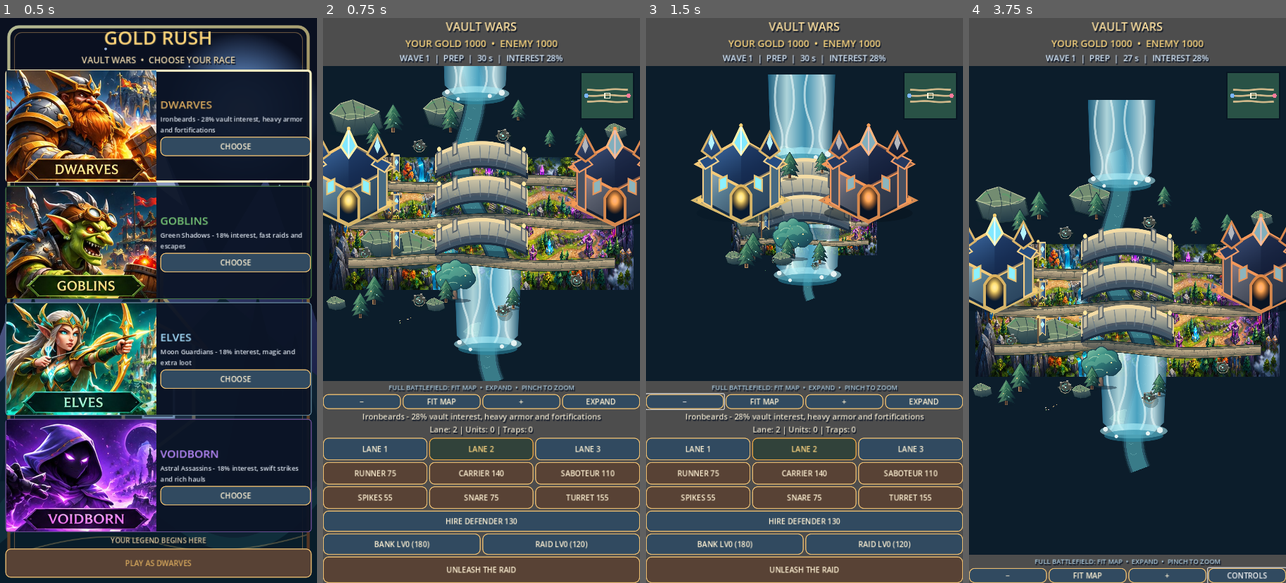
Above: before the commit, frames 1-4 (left to right).
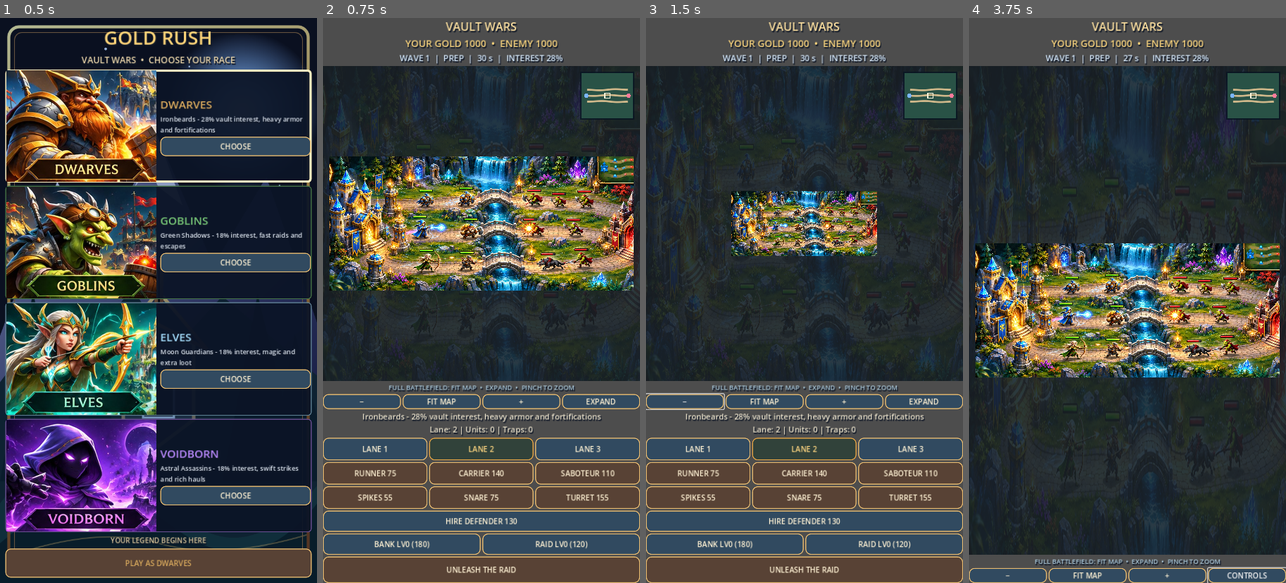
Above: after the commit, the same moments.

Repository: krzych3d/Gold-rush-mobile
Game: Godot game, scene res://main.tscn
Two runs of this game, one before a commit and one after it. Both use one fixed random seed, a clock stepped at 60 frames per second and the inputs below.
Inputs:
- Up to frame 1 (0.5 s): no input
- Up to frame 2 (0.75 s): click "PLAY AS DWARVES" at 0.5 s
- Up to frame 3 (1.5 s): click "−" at 1.25 s
- Up to frame 4 (3.75 s): click "FIT MAP" at 2 s; click "+" at 2.75 s; click "EXPAND" at 3.5 s

Frame 1 is identical in both runs. In frame 2, 35% of the frame differs, in the area x 0-100%, y 8-65%; in frame 3, 24%; in frame 4, 43%, in the area x 0-100%, y 8-95%.

Commit message:
Render painted fantasy battlefield without overlapping placeholder geometry; animate water, fireflies, vault aura and attack glints

Diff:
--- a/scripts/game.gd
+++ b/scripts/game.gd
@@ -73,7 +73,7 @@
 var waterfall_texture: Texture2D = preload("res://assets/world/waterfall.svg")
 var ground_texture: Texture2D = preload("res://assets/world/enchanted_ground.svg")
 var valley_texture: Texture2D = preload("res://assets/world/epic_valley.svg")
-var epic_battlefield_texture: Texture2D = preload("res://assets/epic/world/battlefield.jpg")
+var epic_battlefield_texture: Texture2D = preload("res://assets/epic/world/battlefield_v2.jpg")
 var cliff_texture: Texture2D = preload("res://assets/world/mossy_cliff.svg")
 var grove_texture: Texture2D = preload("res://assets/world/moonlit_grove.svg")
 var shrine_texture: Texture2D = preload("res://assets/world/ancient_shrine.svg")
@@ -792,106 +792,37 @@
 	var center := arena.size * 0.5
 	var w: float = arena.size.x * 0.85
 	var h: float = arena.size.y * 0.68
-	arena.draw_rect(Rect2(Vector2.ZERO, arena.size), Color("0c1d2b"))
+	# Fill the tall phone viewport with a dimmed scenic continuation.
+	# The crisp, fully visible battlefield is drawn above in world coordinates.
+	arena.draw_texture_rect(epic_battlefield_texture, Rect2(Vector2.ZERO, arena.size), false, Color(0.25, 0.36, 0.43, 0.55))
+	arena.draw_rect(Rect2(Vector2.ZERO, arena.size), Color("071421", 0.42))
 	arena.draw_set_transform_matrix(_iso_transform())
 	center = Vector2.ZERO
-	# One cohesive enchanted-valley backdrop instead of repeating flat grass tiles.
-	# All roads, bridges, castles and units remain independent gameplay objects.
-	arena.draw_texture_rect(epic_battlefield_texture, Rect2(Vector2(-1200, -520), Vector2(2400, 1040)), false)
-	# Painted mossy escarpments and raised terrain formations.
-	for i in 5:
-		var bx: float = sin(float(i) * 31.2) * 1300.0
-		var by: float = cos(float(i) * 22.6) * 950.0
-		var base := Vector2(bx, by)
-		if _in_camera(base, 170.0):
-			var scale_factor: float = 0.42 + fposmod(float(i) * 0.11, 0.25)
-			var rock_size := Vector2(210, 145) * scale_factor
-			_draw_iso_sprite(cliff_texture, base + Vector2(0, rock_size.y * 0.5), rock_size)
-	# A river cuts diagonally through the battlefield; lanes cross it on stone bridges.
-	var river := PackedVector2Array()
-	for step in 41:
-		var ry: float = -1250.0 + float(step) * 62.5
-		var rx: float = sin(ry / 230.0) * 100.0 + ry * 0.14
-		river.append(Vector2(rx, ry))
-	arena.draw_polyline(river, Color("142f3c"), 170.0, true)
-	arena.draw_polyline(river, Color("285365"), 151.0, true)
-	arena.draw_polyline(river, Color("397b88"), 119.0, true)
-	for i in 30:
-		var ry: float = -1150.0 + float(i) * 78.0
-		var rx: float = sin(ry / 230.0) * 100.0 + ry * 0.14
-		var ripple := Vector2(rx + sin(visual_time * 0.6 + float(i)) * 19.0, ry)
-		arena.draw_arc(ripple, 13.0 + float(i % 3) * 6.0, 0.2, PI - 0.2, 12, Color("a5e7e4", 0.35), 2.0)
-	# Glowing waterfall scenery at the ends of the river gorge.
-	for falls_index in 2:
-		var fy: float = -1020.0 if falls_index == 0 else 950.0
-		var fx: float = sin(fy / 230.0) * 100.0 + fy * 0.14
-		var fall_pos := Vector2(fx, fy)
-		if _in_camera(fall_pos, 260.0):
-			_draw_iso_sprite(waterfall_texture, fall_pos + Vector2(0, 95), Vector2(164, 210), Color(1, 1, 1, 0.94))
-	# Ancient stone foundations and glowing sigils make the terrain navigable.
-	for i in 9:
-		var angle: float = float(i) * TAU / 9.0
-		var center_ruin := Vector2(cos(angle) * 980.0, sin(angle) * 700.0)
-		_draw_ruin(center_ruin, i)
-	# Winding three-lane routes with cobblestone edges.
-	for path in 3:
-		var points := PackedVector2Array()
-		for step in 41:
-			points.append(_point(path, float(step) / 40.0, 0))
-		arena.draw_polyline(points, Color("142b2b"), 88.0, true)
-		arena.draw_polyline(points, Color("72634f"), 80.0, true)
-		arena.draw_polyline(points, Color("a89571"), 70.0, true)
-		arena.draw_polyline(points, Color("c4aa7b") if path == lane else Color("a78f69"), 46.0, true)
-		# Illustrated cobblestone texture overlays the road while preserving the path.
-		for segment in 20:
-			var start_p: Vector2 = _point(path, float(segment) / 20.0, 0)
-			var end_p: Vector2 = _point(path, float(segment + 1) / 20.0, 0)
-			var delta: Vector2 = end_p - start_p
-			var mid: Vector2 = (start_p + end_p) * 0.5
-			if _in_camera(mid, 180.0):
-				arena.draw_set_transform_matrix(_iso_transform() * Transform2D(delta.angle(), mid))
-				arena.draw_texture_rect(road_texture, Rect2(Vector2(-delta.length() * 0.5, -32), Vector2(delta.length() + 3, 64)), false, Color(1, 1, 1, 0.78))
-				arena.draw_set_transform_matrix(_iso_transform())
-		for j in 32:
-			var stone := _point(path, float(j) / 31.0, 0)
-			arena.draw_line(stone + Vector2(-7, -18), stone + Vector2(6, -12), Color("665d4a", 0.5), 2.0)
-			arena.draw_line(stone + Vector2(7, 9), stone + Vector2(-5, 18), Color("e1cba2", 0.32), 2.0)
-	# Hand-painted stone bridge sprites at the three river crossings.
-	for path in 3:
-		var crossing: Vector2 = _point(path, 0.5, 0)
-		_draw_iso_sprite(bridge_texture, crossing + Vector2(0, 54), Vector2(220, 120))
-	# Multi-layer world props with painted silhouettes and varied sizes.
-	for item in terrain_details:
-		var p: Vector2 = item["p"]
-		if not _in_camera(p, 190.0):
-			continue
-		var seed: float = item["seed"]
-		var kind: int = int(item["type"])
-		var prop_scale: float = float(item["scale"])
-		if kind == 0 or kind == 21:
-			_draw_iso_sprite(crystal_texture, p, Vector2(42, 60) * prop_scale)
-		elif kind == 1 or kind == 2:
-			_draw_iso_sprite(grove_texture, p, Vector2(150, 155) * prop_scale)
-		elif kind == 3:
-			_draw_iso_sprite(shrine_texture, p, Vector2(120, 130) * prop_scale)
-		elif kind == 4:
-			_draw_iso_sprite(banner_texture, p, Vector2(45, 80) * prop_scale)
-		elif kind < 17:
-			_draw_iso_sprite(pine_texture, p, Vector2(72, 105) * prop_scale)
-		elif kind < 20:
-			_draw_iso_sprite(cliff_texture, p, Vector2(90, 65) * prop_scale)
-		else:
-			_draw_flowers(p, seed)
-	# Animated lanterns at strategic points along each road.
-	for path in 3:
-		for j in 1:
-			var lamp := _point(path, float(j + 1) / 6.0, 0) + Vector2(0, -48)
-			_draw_iso_sprite(banner_texture, lamp + Vector2(0, 40), Vector2(43, 75))
-			arena.draw_circle(lamp, 9.0 + sin(visual_time * 2.0 + float(j)) * 1.5, Color("f6d47b", 0.25))
+	# The battlefield is now one high-detail painting. Never draw the old
+	# geometric river, bridges, trees, roads or duplicate castles over it.
+	arena.draw_texture_rect(epic_battlefield_texture, Rect2(Vector2(-1200, -530), Vector2(2400, 1060)), false)
+	# Subtle animated magic and river glints. These do not obscure the lanes.
+	for i in 18:
+		var phase_shift: float = float(i) * 1.618
+		var water_y: float = -440.0 + fposmod(float(i) * 67.0 + visual_time * 21.0, 880.0)
+		var water_x: float = sin(water_y * 0.008) * 36.0
+		var water_pos := Vector2(water_x, water_y)
+		var shimmer: float = 0.20 + 0.15 * sin(visual_time * 3.0 + phase_shift)
+		arena.draw_line(water_pos - Vector2(12, 0), water_pos + Vector2(12, 0), Color(0.64, 0.96, 1.0, shimmer), 2.0)
+	for i in 24:
+		var seed: float = float(i) * 2.399
+		var px: float = -1130.0 + fposmod(float(i) * 167.0, 2260.0)
+		var py: float = -450.0 + fposmod(float(i) * 103.0 + sin(visual_time * 0.8 + seed) * 18.0, 900.0)
+		var glow: float = 0.35 + 0.3 * sin(visual_time * 1.9 + seed)
+		arena.draw_circle(Vector2(px, py), 2.4 + glow, Color(1.0, 0.79, 0.38, glow))
 	for side in 2:
 		var fort := _point(1, 0, side)
 		var base_color := Color("4f86bf") if side == 0 else Color("ad5265")
-		_draw_fort(fort, base_color, side)
+		# Fortresses are already painted into the background. Add pulsing
+		# vault aura only, keeping the castle illustration unobstructed.
+		var aura := Color("8ad7ff") if side == 0 else Color("ff8a73")
+		var aura_alpha: float = 0.10 + 0.06 * sin(visual_time * 2.0 + float(side))
+		arena.draw_arc(fort + Vector2(0, -35), 56.0, 0.0, TAU, 40, Color(aura.r, aura.g, aura.b, aura_alpha), 4.0)
 		for trap in traps[side]:
 			var p := _point(trap["lane"], 0.67, 1 - side)
 			p.y += float(traps[side].find(trap) % 3 - 1) * 13.0
@@ -929,6 +860,14 @@
 		if actor["guard"]:
 			arena.draw_arc(p + Vector2(0, 6), 22.0, 0.0, TAU, 24, Color("e6c47b", 0.55) if friendly else Color("ee6678", 0.55), 2.5)
 		_draw_health_bar(p + Vector2(0, bob), float(data["health"]), float(data["max_health"]), friendly, 42.0 if actor["guard"] else 34.0)
+		# Animated weapon glints and combat trails while raiders are fighting.
+		if phase == "ATTACK" and not actor["guard"]:
+			var strike: float = sin(visual_time * 12.0 + float(data["position"]) * 23.0)
+			if strike > 0.72:
+				var fx_color := Color("78ddff", 0.72) if friendly else Color("ff996e", 0.72)
+				var weapon_tip := p + Vector2(18.0 if friendly else -18.0, -20.0)
+				arena.draw_arc(weapon_tip, 14.0, -1.1, 1.3, 14, fx_color, 2.6)
+				arena.draw_circle(weapon_tip, 3.5, fx_color)
 	for spark in hit_sparks:
 		var p: Vector2 = spark["p"]
 		var life: float = float(spark["life"]) / 0.5
